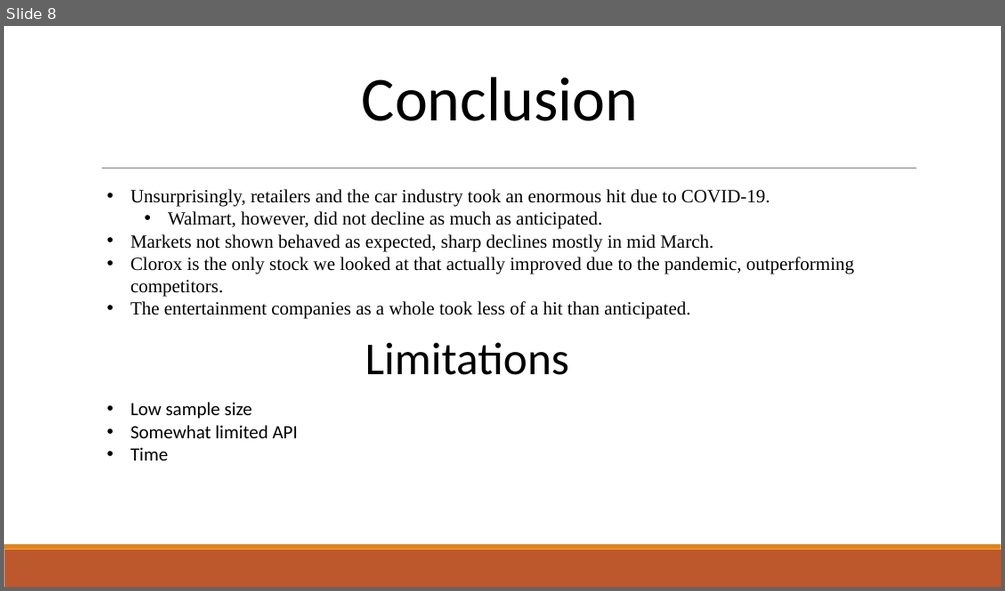
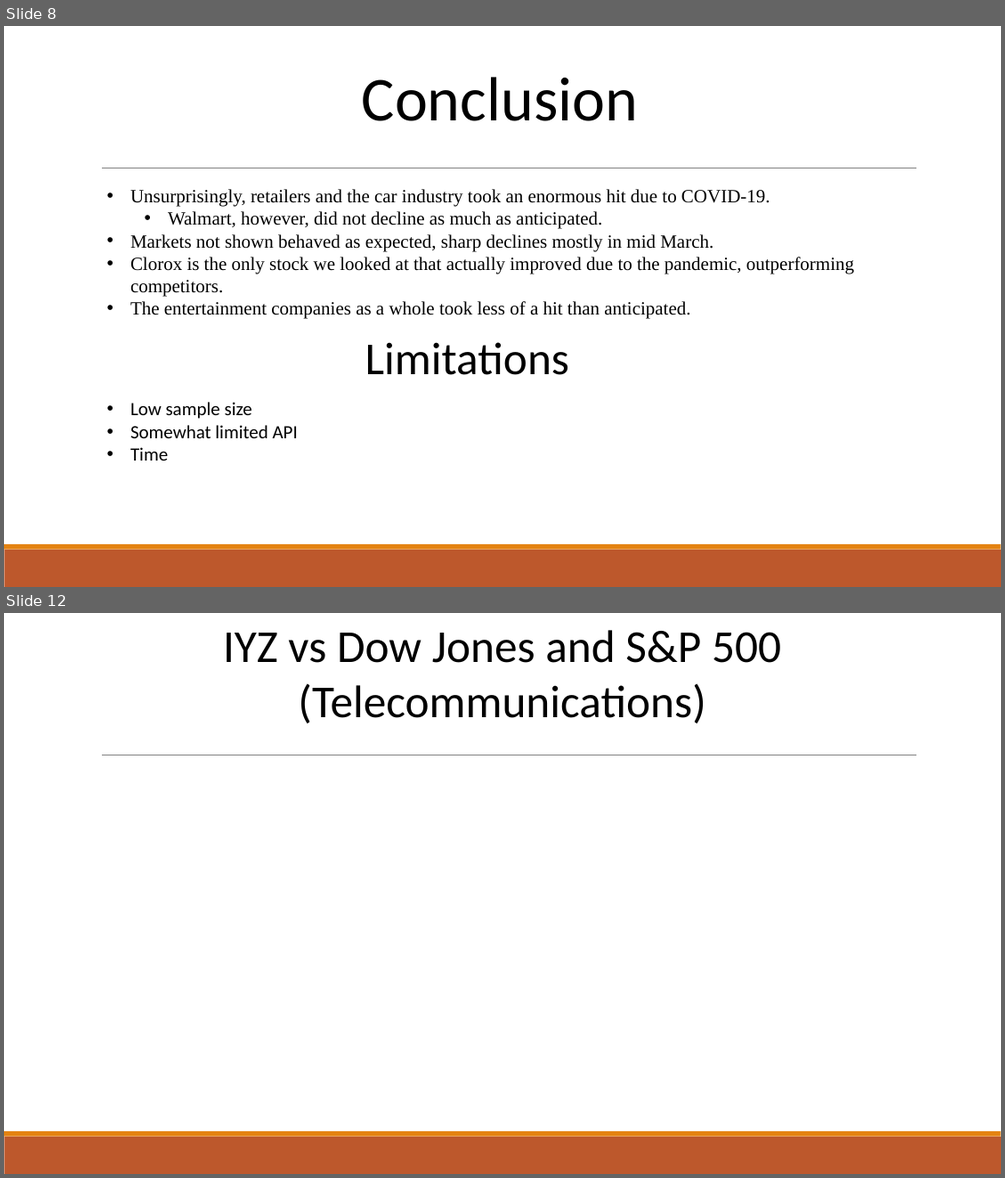
Before and after one commit to Sal-r/Corona-Virus-Vs-Stock-Market, a slide deck: Final/Presentations/COVID-19 Stock Presentation.pptx. Shown one above the other, each under a label of ours: slide 8 before the commit, slides 8 and 12 after it; the slides between them are not shown. The pictures are 1005x591 and 1005x1178 pixels, drawn with LibreOffice and Linux fonts; fonts in the diff are those of the drawing; background and template pictures are left out. Boxes give left, top, right and bottom in pixels: in the first picture for what was removed or moved away, otherwise in the second. Text is boxed around its words. In the diff, an @@ line names an element or a change of style, - is before the commit and + after.

```diff
--- a/Final/Presentations/COVID-19 Stock Presentation.pptx
+++ b/Final/Presentations/COVID-19 Stock Presentation.pptx
@@ slide 12 added at (4,613,1001,1174), background picture (left out); not listed: 3 template elements that a slide beside it also shows @@
@@ text added at (223,630,781,723), 44 pt, text #000000 @@
+IYZ vs Dow Jones and S&P 500
+(Telecommunications)
```
Also in this commit, not shown: 1 slide changed, 6 other slides added, 3 slides removed, 11 other files.
